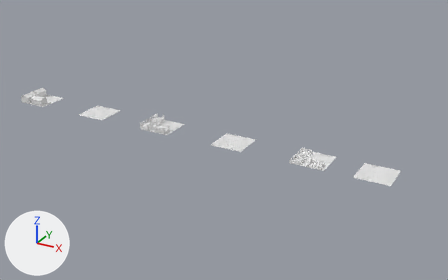
The Blender file towns/temperate/1501-1506.blend as it was, and as the next commit left it.
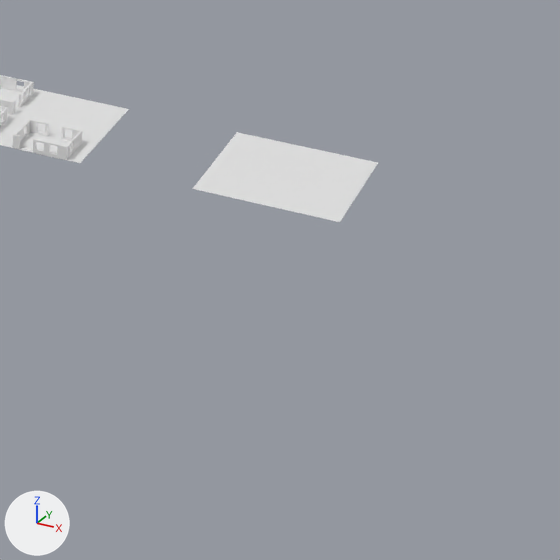
Each version is shown whole from a 50 mm camera at (5.66, -29.62, 14.83) aimed at (-10.95, 0.58, -0.27), then close up on the part from 68% to 100% of the width and 46% to 98% of the height. The axes (+X, +Y, +Z) are drawn at lower left. The lights are the same throughout.
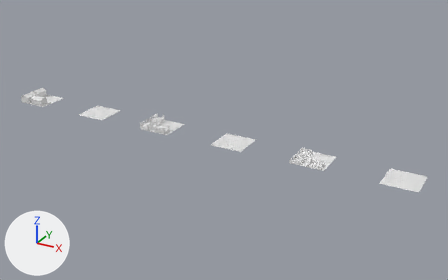
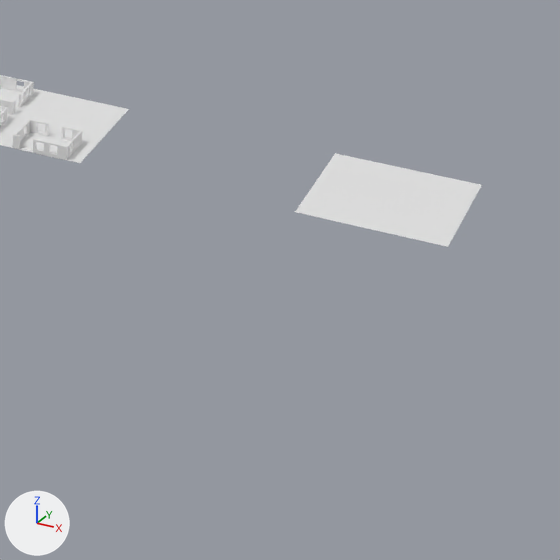
Changed parts and their boxes (x1, y1, x2, y2) in the close-ups (560 x 560 px):
```json
{"object": "Plane.1426", "change": "moved", "before": [193, 132, 378, 222], "after": [295, 153, 482, 247]}
```

Edits to the scene script, one JSON object a line:
```json
{"op": "set", "path": "ob_plane_1426.location", "old": "(-1.4, 0.0, 0.0)", "new": "(0.0, 0.0, 0.0)"}
```
